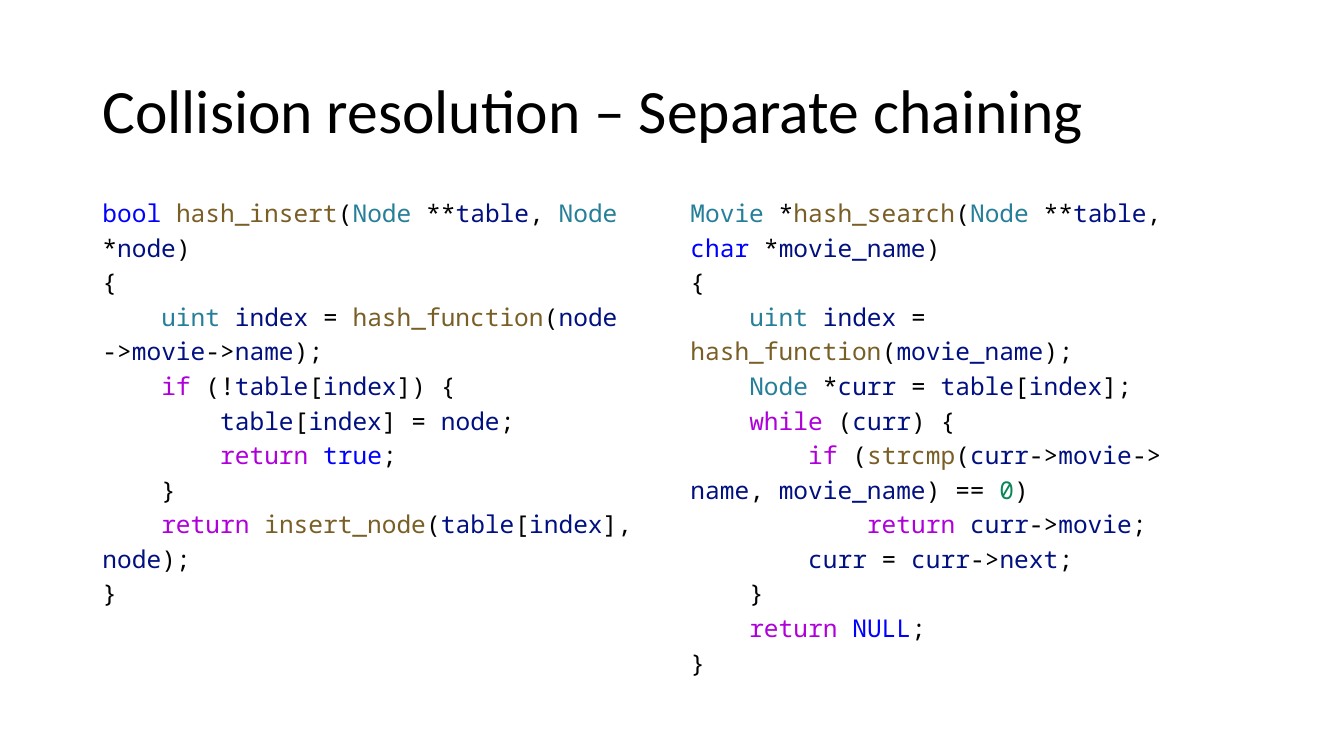
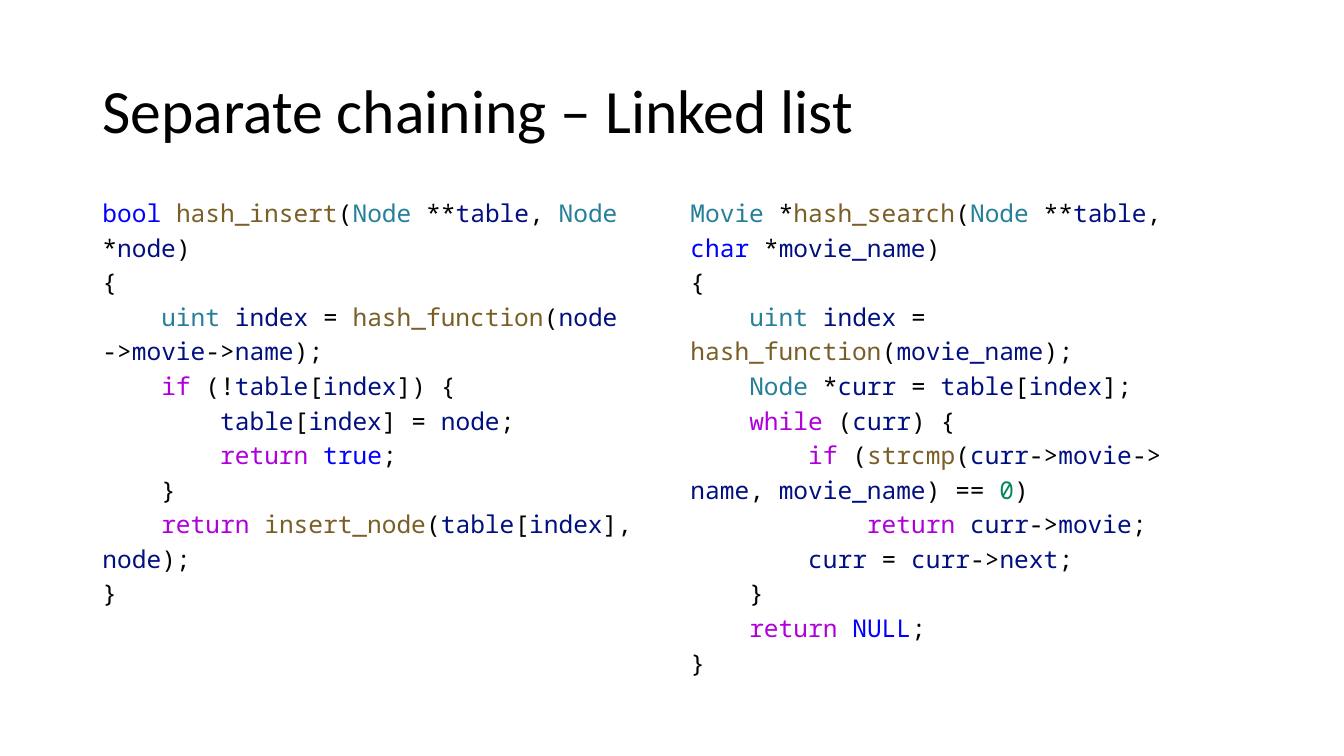
Before and after one commit to duskygloom/data_structures, a slide deck: slide 14 of hash_table_presentation/hashing.pptx (slide 13 before the commit). Drawn at 1344x756 pixels with LibreOffice and Linux fonts; fonts in the diff are those of the drawing. Boxes give left, top, right and bottom in pixels: in the first picture for what was removed or moved away, otherwise in the second. Text is boxed around its words. In the diff, an @@ line names an element or a change of style, - is before the commit and + after.

Commit message:
presentation updated

```diff
--- a/hash_table_presentation/hashing.pptx
+++ b/hash_table_presentation/hashing.pptx
@@ title at box(102, 90, 852, 144): text changed @@
-Collision resolution – Separate chaining
+Separate chaining – Linked list
```
Also in this commit, not shown: 5 other slides changed, 4 slides added, 3 other files.
